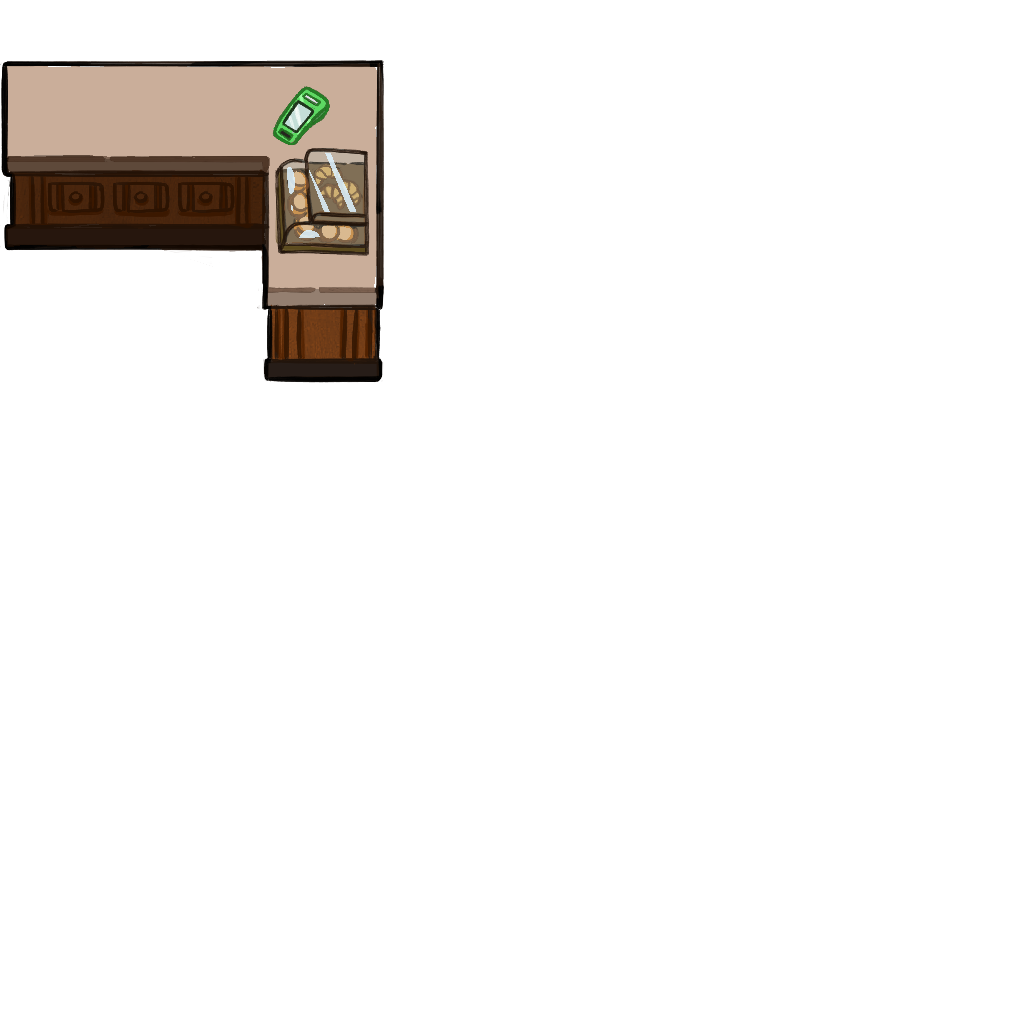
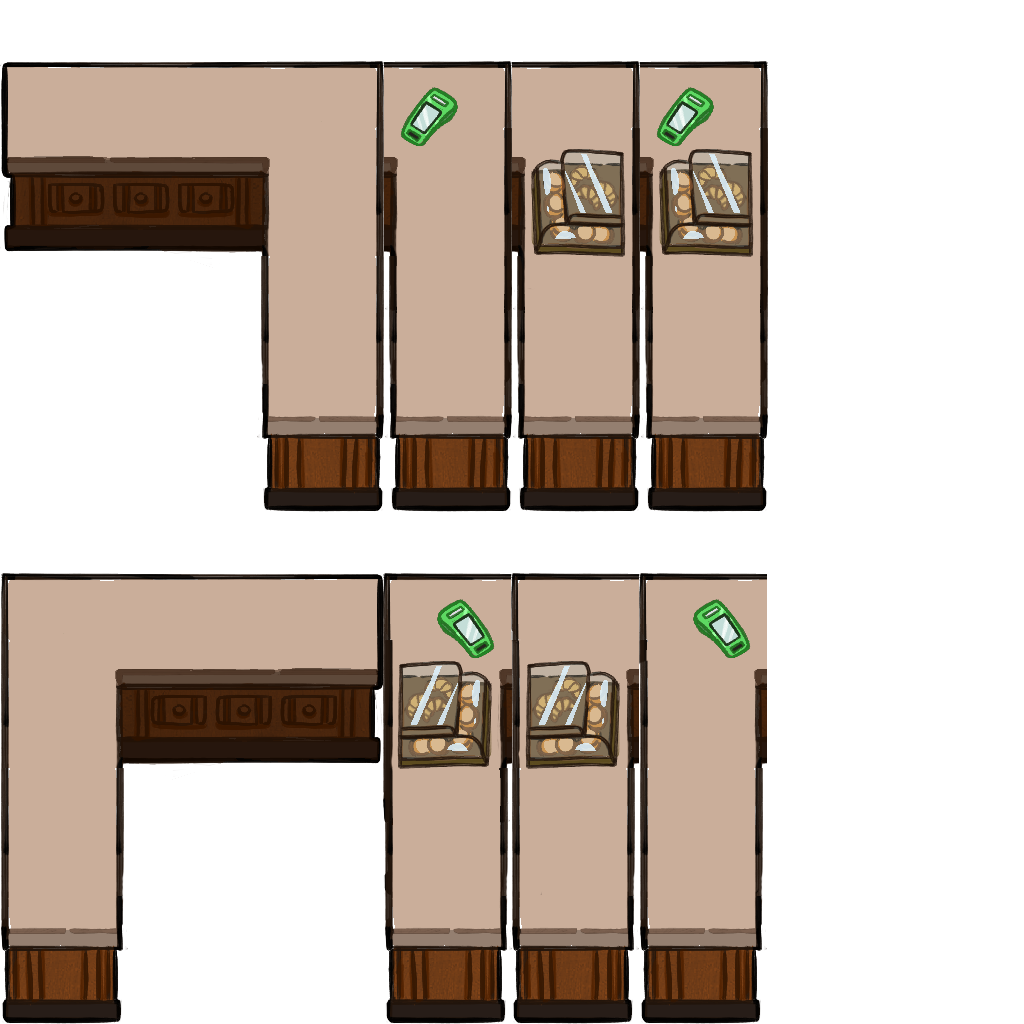
Layer changes from the first (1024, 1024) image to the second:
added layer "Layer 7 copiar" above "Camada 1" over <box>511,573,639,1024</box>
added layer "Camada 1" above "Camada 3" over <box>383,573,512,1024</box>
added layer "Camada 3" above "Balcão_vazio_esquerda" over <box>639,573,767,1024</box>
added layer "Balcão_vazio_esquerda" above "Balcãp_maquininha_direita" over <box>1,573,385,1024</box>
added layer "Balcãp_maquininha_direita" above "Balcão_ambos_direita" over <box>384,61,512,512</box>
added layer "Balcão_ambos_direita" above "Balcão_estufa_direita" over <box>640,61,768,512</box>
added layer "Balcão_estufa_direita" above "Balcão_vazio_direita" over <box>512,61,640,512</box>
renamed "Layer 1" to "Balcão_vazio_direita", painted on it over <box>0,60,384,512</box>
